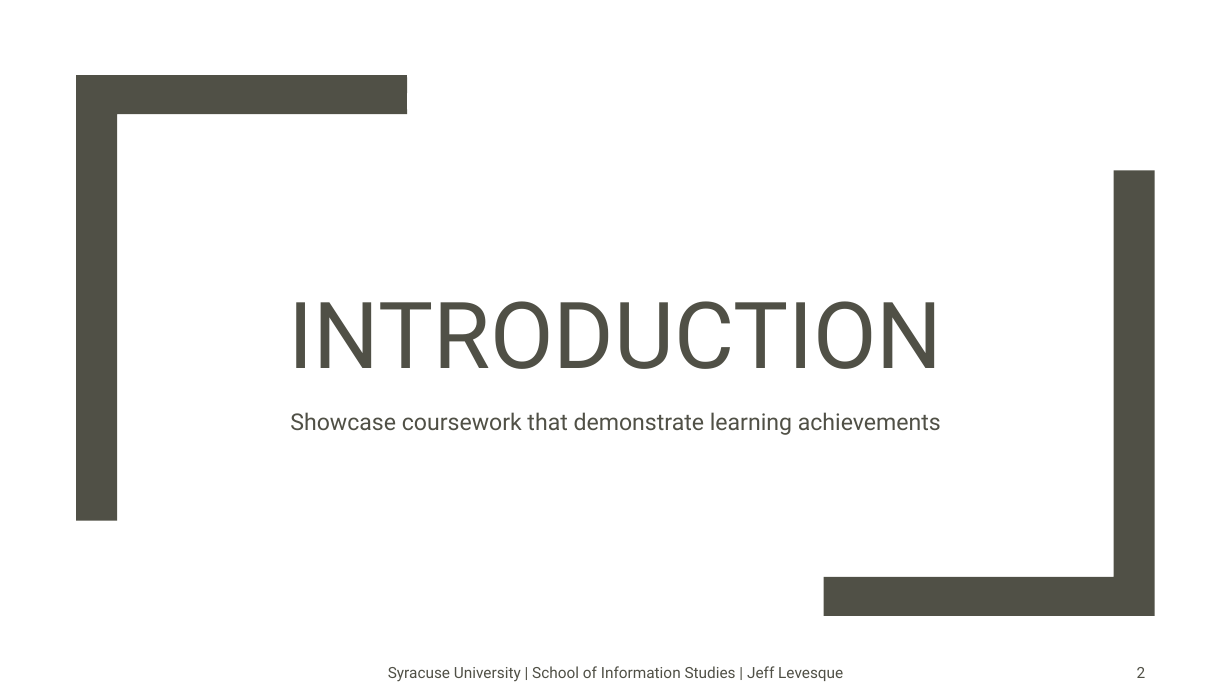
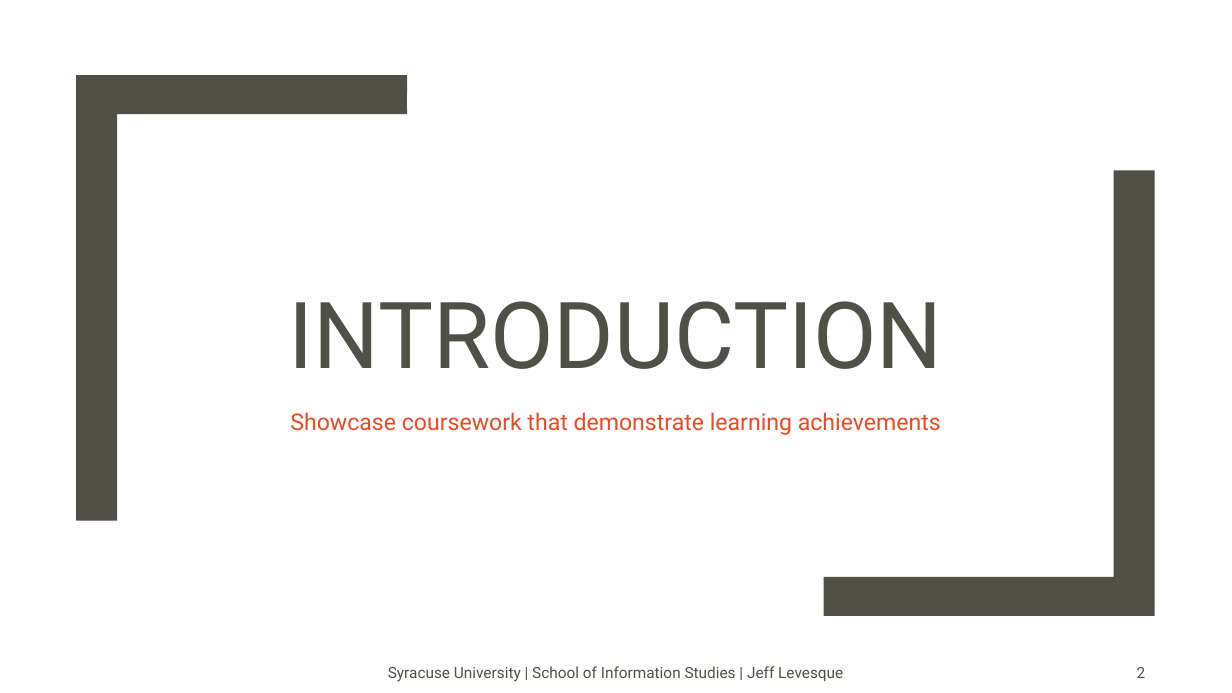
Before and after one commit to jeff1evesque/ist-exit-portfolio, a slide deck: slide 2 of presentation.pptx. Drawn at 1232x693 pixels with LibreOffice and Linux fonts; fonts in the diff are those of the drawing; background and template pictures are left out. Boxes give left, top, right and bottom in pixels: in the first picture for what was removed or moved away, otherwise in the second. Text is boxed around its words. In the diff, an @@ line names an element or a change of style, - is before the commit and + after.

Commit message:
#12: presentation.pptx, minor style update

```diff
--- a/presentation.pptx
+++ b/presentation.pptx
@@ subtitle "Showcase coursework that demonstrate learning ..." at [290, 412, 941, 435]: text colour #505046 to #E84C22 @@
```
Also in this commit, not shown: 4 other slides changed.
